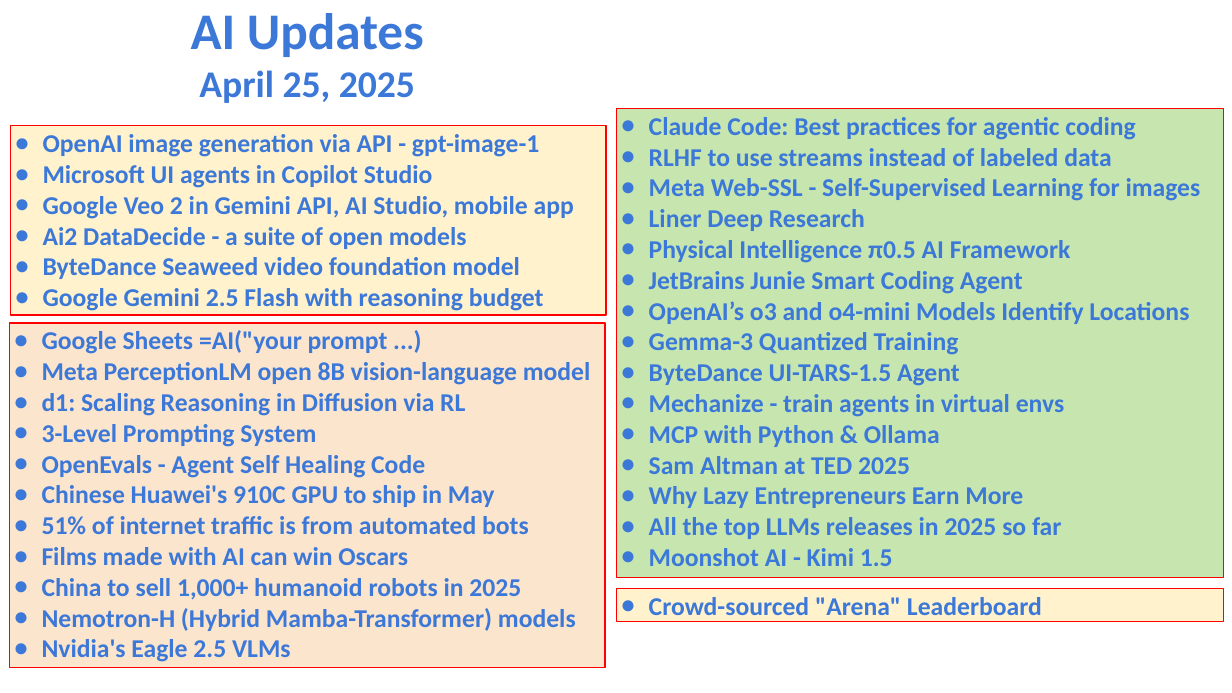
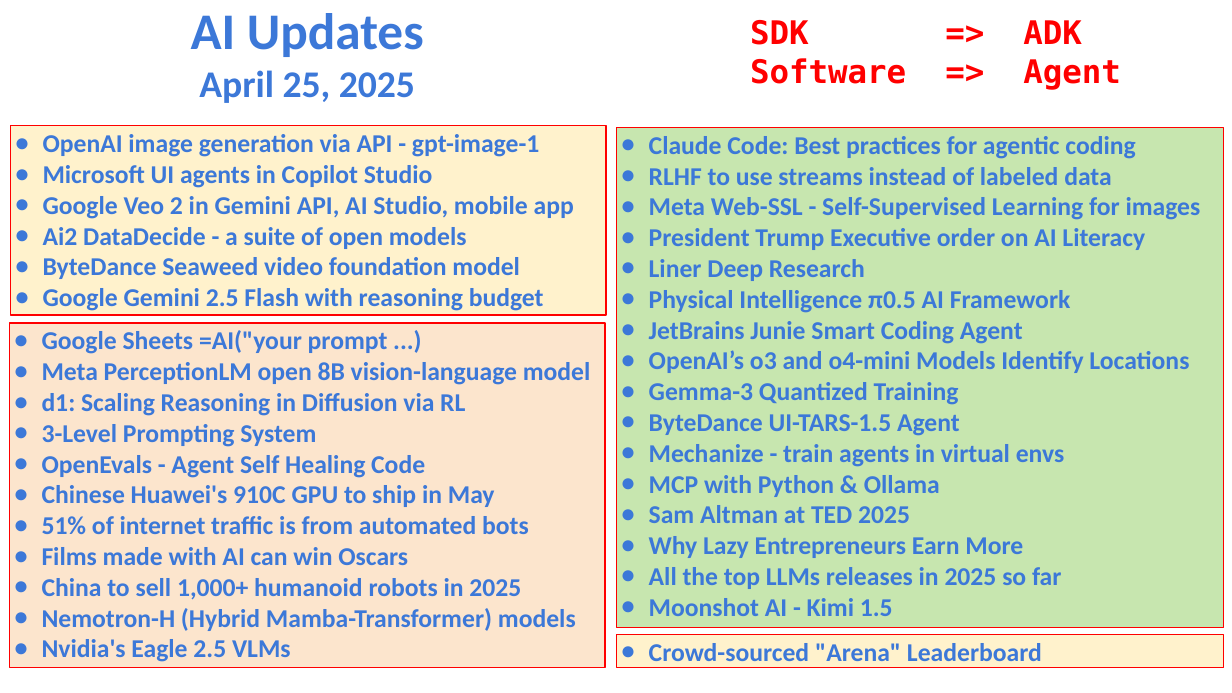
Before and after one commit to lselector/seminar, a slide deck: slide 1 of 2025/2025-04-25-AI-Updates.pptx. Drawn at 1232x693 pixels with LibreOffice and Linux fonts; fonts in the diff are those of the drawing. Boxes give left, top, right and bottom in pixels: in the first picture for what was removed or moved away, otherwise in the second. Text is boxed around its words. In the diff, an @@ line names an element or a change of style, - is before the commit and + after.

```diff
--- a/2025/2025-04-25-AI-Updates.pptx
+++ b/2025/2025-04-25-AI-Updates.pptx
@@ text added at bbox=[750, 20, 1121, 90], 19 pt, text #FF0000, bold @@
+SDK => ADK
+Software => Agent
@@ rectangle "Claude Code: Best practices for ...": place and size @@
-rectangle "Claude Code: Best practices for ..." at bbox=[617, 108, 1223, 578]
+rectangle "Claude Code: Best practices for ..." at bbox=[617, 127, 1223, 627]
@@ text in rectangle at bbox=[649, 228, 1145, 250]: paragraph added @@
+● President Trump Executive order on AI Literacy
@@ rectangle "Crowd-sourced "Arena" Leaderboard": place and size @@
-rectangle "Crowd-sourced "Arena" Leaderboard" at bbox=[617, 588, 1223, 621]
+rectangle "Crowd-sourced "Arena" Leaderboard" at bbox=[617, 634, 1223, 668]
```
Also in this commit, not shown: 4 other slides changed.
